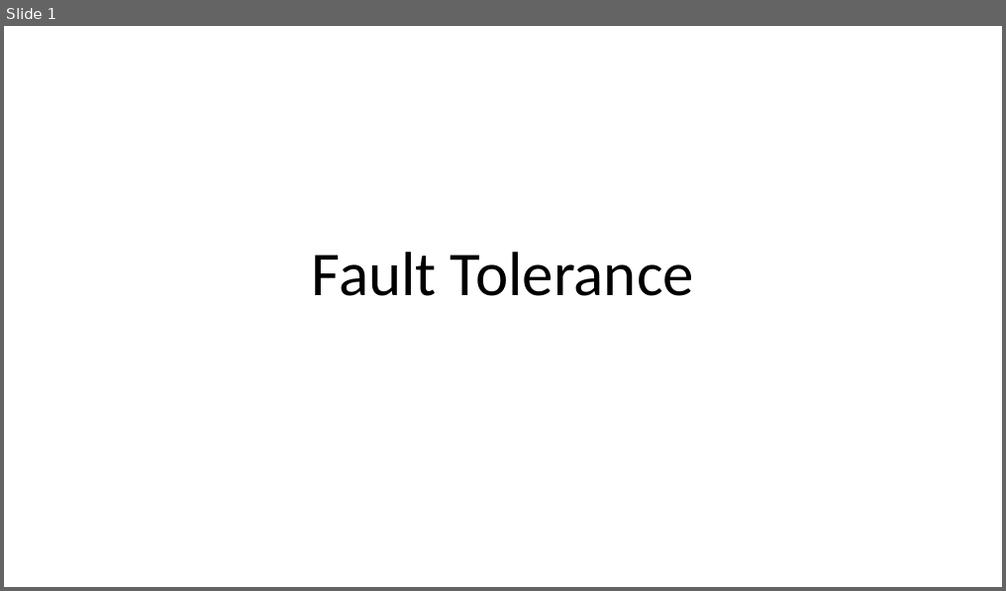
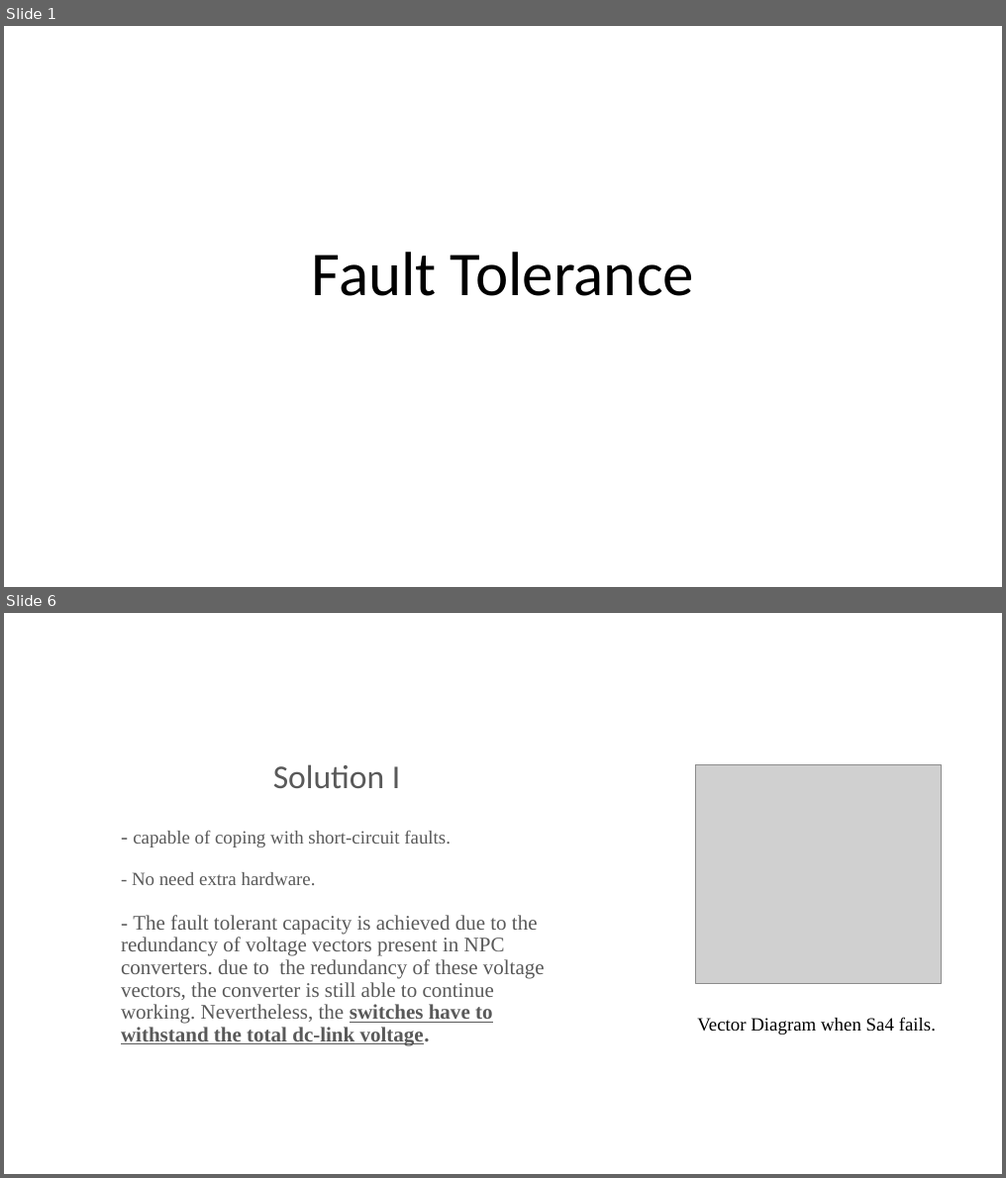
Before and after one commit to ahmetcan-akuz/Thesis, a slide deck: Reports/Fault_Tolerance.pptx. Shown one above the other, each under a label of ours: slide 1 before the commit, slides 1 and 6 after it; the slides between them are not shown. The pictures are 1006x591 and 1006x1178 pixels, drawn with LibreOffice and Linux fonts; fonts in the diff are those of the drawing; grey boxes stand for pictures. Boxes give left, top, right and bottom in pixels: in the first picture for what was removed or moved away, otherwise in the second. Text is boxed around its words. In the diff, an @@ line names an element or a change of style, - is before the commit and + after.

Commit message:
Fault Tolerance Güncellemeler

```diff
--- a/Reports/Fault_Tolerance.pptx
+++ b/Reports/Fault_Tolerance.pptx
@@ slide 6 added at [4,613,1002,1174], background #FFFFFF @@
@@ title added at [273,764,400,788], 32 pt, text #595959 @@
+Solution I
@@ picture added at [695,765,942,983] @@
@@ text added at [121,830,545,1047], 20 pt, text #595959 @@
+- capable of coping with short-circuit faults.
+- No need extra hardware.
+- The fault tolerant capacity is achieved due to the redundancy of voltage vectors present in NPC converters. due to the redundancy of these voltage vectors, the converter is still able to continue working. Nevertheless, the switches have to withstand the total dc-link voltage.
@@ text added at [697,1017,936,1035], 18 pt, text #000000 @@
+Vector Diagram when Sa4 fails.
```
Also in this commit, not shown: 2 slides changed, 4 other slides added, 1 slide removed, 4 other files.
